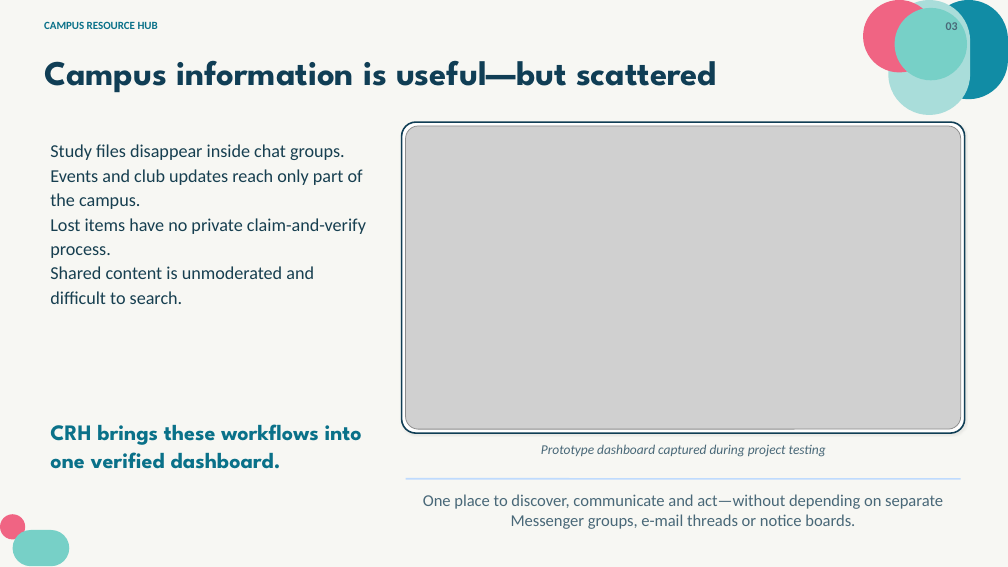
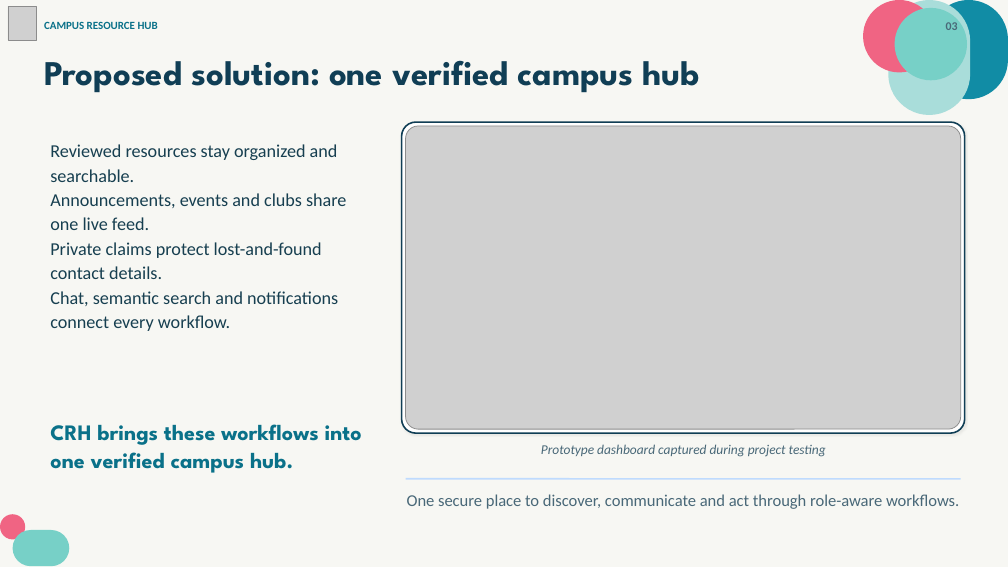
Before and after one commit to KaziAkibRayhan/campus-resource-hub-frontend, a slide deck: slide 3 of project-documentation/Campus_Resource_Hub_Project_Presentation_Final_No_Questions.pptx. Drawn at 1008x567 pixels with LibreOffice and Linux fonts; fonts in the diff are those of the drawing; grey boxes stand for pictures. Boxes give left, top, right and bottom in pixels: in the first picture for what was removed or moved away, otherwise in the second. Text is boxed around its words. In the diff, an @@ line names an element or a change of style, - is before the commit and + after.

Commit message:
Update project presentation after supervisor review

```diff
--- a/project-documentation/Campus_Resource_Hub_Project_Presentation_Final_No_Questions.pptx
+++ b/project-documentation/Campus_Resource_Hub_Project_Presentation_Final_No_Questions.pptx
@@ picture added at (8,7,36,40) @@
@@ text at (44,60,700,93): text changed @@
-Campus information is useful—but scattered
+Proposed solution: one verified campus hub
@@ text at (50,144,346,331): text changed @@
-Study files disappear inside chat groups.
-Events and club updates reach only part of the campus.
-Lost items have no private claim-and-verify process.
-Shared content is unmoderated and difficult to search.
+Reviewed resources stay organized and searchable.
+Announcements, events and clubs share one live feed.
+Private claims protect lost-and-found contact details.
+Chat, semantic search and notifications connect every workflow.
@@ text at (50,424,362,473): text changed @@
-CRH brings these workflows into one verified dashboard.
+CRH brings these workflows into one verified campus hub.
@@ text at (407,494,959,509): text changed @@
-One place to discover, communicate and act—without depending on separate Messenger groups, e-mail threads or notice boards.
+One secure place to discover, communicate and act through role-aware workflows.
```
Also in this commit, not shown: 12 other slides changed, 1 slide added.
